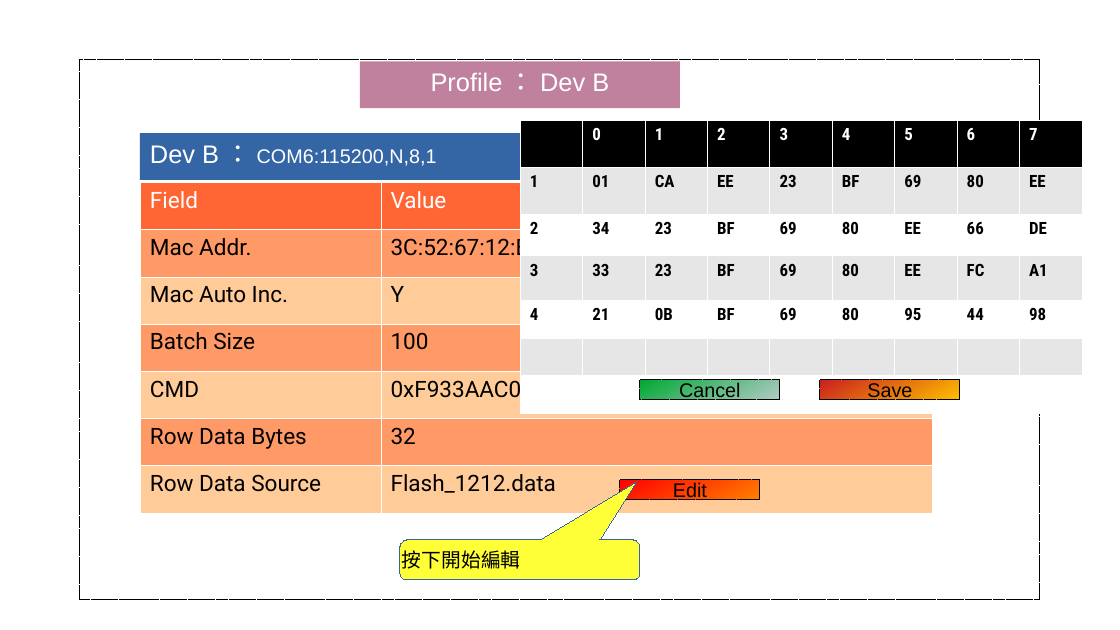
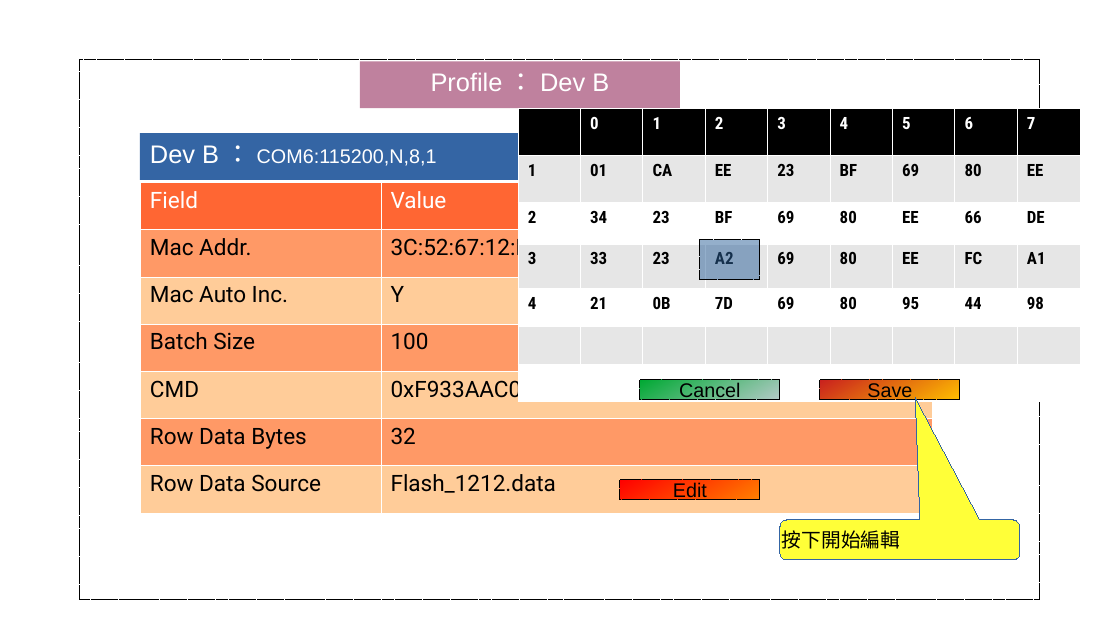
Before and after one commit to tomjpsun/obsidianVaults, a slide deck: slide 4 of DM9051A OTP 燒錄專案/Sketch.odp. Drawn at 1120x630 pixels with LibreOffice and Linux fonts; fonts in the diff are those of the drawing. Boxes give left, top, right and bottom in pixels: in the first picture for what was removed or moved away, otherwise in the second. Text is boxed around its words. In the diff, an @@ line names an element or a change of style, - is before the commit and + after.

```diff
--- a/DM9051A OTP 燒錄專案/Sketch.odp
+++ b/DM9051A OTP 燒錄專案/Sketch.odp
@@ table at bbox=[518, 109, 1077, 402] @@
-row 4, column 4: BF
+row 4, column 4: A2
-row 5, column 4: BF
+row 5, column 4: 7D
@@ table: place and size @@
-table at bbox=[520, 120, 1079, 414]
+table at bbox=[518, 109, 1077, 402]
@@ rectangle added at bbox=[700, 240, 760, 279], fill #2A6099 at 50% opacity, outline #000000 0 pt dashed @@
@@ rounded speech box "按下開始編輯": place and size @@
-rounded speech box "按下開始編輯" at bbox=[400, 540, 640, 579]
+rounded speech box "按下開始編輯" at bbox=[781, 520, 1020, 560]
@@ rounded speech box "按下開始編輯" at bbox=[781, 520, 1020, 560]: proportions changed @@
```
Also in this commit, not shown: 1 other file.
